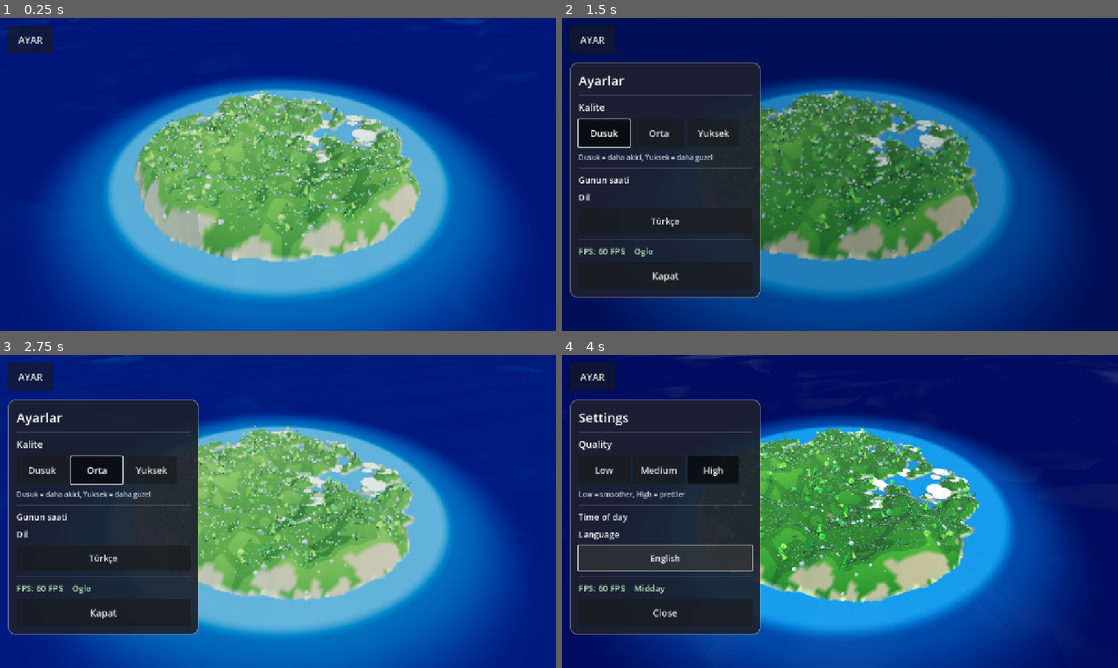
Above: before the commit, frames 1-4 (two rows, left to right).
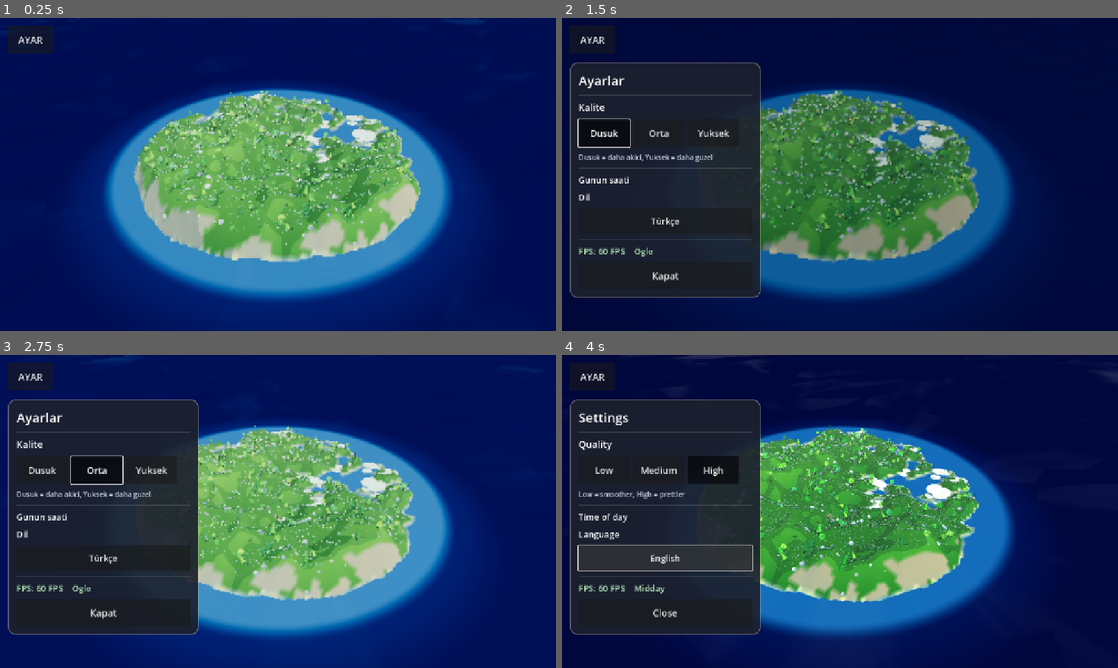
Above: after the commit, the same moments.

Repository: eraslan19j/game
Game: Godot game, scene res://scenes/world/world.tscn
The game is run twice, just before and just after one commit, with the same random seed, the same clock (stepped at 60 frames per second) and the same inputs.
Inputs:
- Up to frame 1 (0.25 s): no input
- Up to frame 2 (1.5 s): click "AYAR" at 0.5 s; click "Dusuk" at 1.25 s
- Up to frame 3 (2.75 s): click "Orta" at 2 s
- Up to frame 4 (4 s): click "Yuksek" at 2.75 s; click "Türkçe" at 3.5 s

The runs differ from the first frame. In frame 1, 78% of the frame differs, in the area x 0-100%, y 0-100%; in frame 2, 56%; in frame 3, 57%; in frame 4, 57%.

Commit message:
Su sig/derin kontrasti azaltildi: ton eslemesi yuzunden olusan parlak halka kaldirildi
Co-authored-by: arena-agent <297053741+arena-agent@users.noreply.github.com>

Diff:
--- a/shaders/water.gdshader
+++ b/shaders/water.gdshader
@@ -4,8 +4,8 @@
 // arasindaki mesafe artar. Doku okumaya bagimli degil (guvenli).
 render_mode shadows_disabled, fog_disabled;
 
-uniform vec4 shallow_color : source_color = vec4(0.10, 0.40, 0.55, 1.0);
-uniform vec4 deep_color : source_color = vec4(0.04, 0.20, 0.38, 1.0);
+uniform vec4 shallow_color : source_color = vec4(0.05, 0.22, 0.36, 1.0);
+uniform vec4 deep_color : source_color = vec4(0.04, 0.17, 0.30, 1.0);
 uniform vec4 foam_color : source_color = vec4(0.92, 0.99, 0.99, 1.0);
 uniform vec4 shore_color : source_color = vec4(0.72, 0.93, 0.90, 1.0);
 uniform float wave_speed = 1.0;
@@ -48,7 +48,7 @@
 	// boylece kamera donerken deniz rengi degismez (eskiden asiri parlak
 	// halkalar olusuyordu).
 	float island_dist = length(world_pos.xz);
-	vec3 col = mix(shallow_color.rgb, deep_color.rgb, smoothstep(74.0, 104.0, island_dist));
+	vec3 col = mix(shallow_color.rgb, deep_color.rgb, smoothstep(74.0, 96.0, island_dist));
 
 	// Kiyi hattinda ince kopuk cizgisi.
 	float foam = 1.0 - smoothstep(70.0, 76.0, island_dist);
